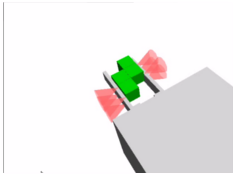
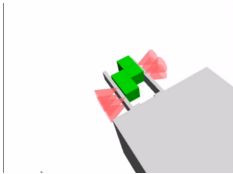
Before/after of a 233 × 174 layered artwork. What changed in the layer stack:
renamed "grasp6" to "grasp6(600ms)(combine)", painted on it over (3, 2, 134, 173)
renamed "grasp5" to "grasp5(600ms)(combine)", painted on it over (3, 2, 134, 172)
renamed "grasp4" to "grasp4(600ms)(combine)", painted on it over (3, 2, 134, 173)
renamed "grasp3" to "grasp3(600ms)(combine)", painted on it over (3, 2, 134, 172)
renamed "grasp2" to "grasp2(600ms)(combine)", painted on it over (3, 2, 134, 172)
renamed "貼り付けられたレイヤー" to "grasp1(600ms)(combine)", painted on it over (3, 2, 134, 171)
